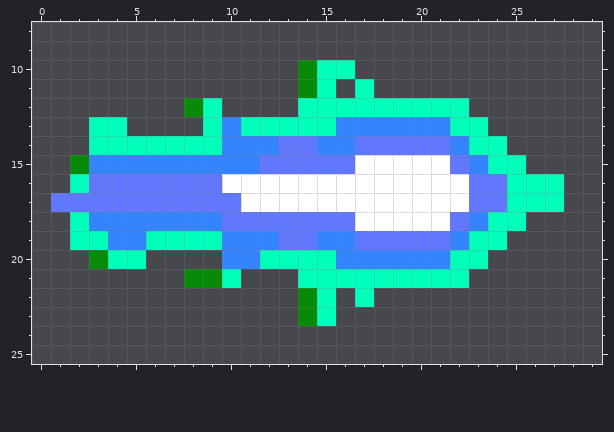
Edited in one commit: pixel-art sprite (resources/forest/directional_bullet_bright/directional_bullet1.png). The picture above was drawn from the file before the commit.
The file is 32x32 pixels. Shown: x 0..29, y 8..25.
Once edited:
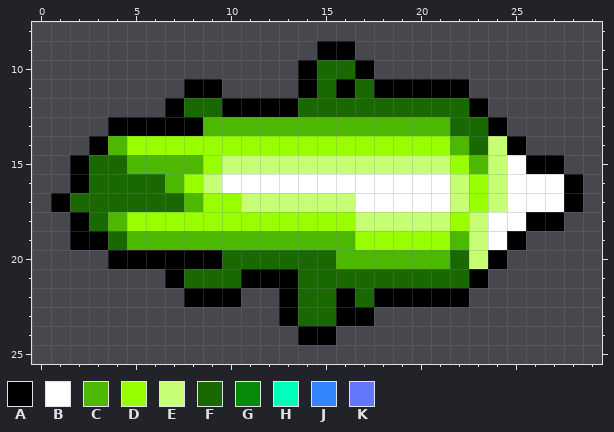
Palette (. is transparent): A #000000  B #ffffff  C #4db800  D #98ff00  E #c7ff74  F #196800  G #068a07  H #00ffbb  J #3484fe  K #6178fe
From old to new:
Changed rows in their new state; - is an unchanged pixel.
first column x 1:
 9 --------------AA------------
10 -------------AFFA-----------
11 -------AA----AFAFAAAAA------
12 ------AFFAAAAFFFFFFFFFA-----
13 --.AAAAACCCCCCCCCCCCCFFA----
14 --ACDDDDDDDDDDDDDDDDDCFEA---
15 -AFFCCCCDEEEEEEEEEEEEDCEBAA-
16 -AFFFFCDE------------EDEBBBA
17 AFFFFFFCDDEEEEEE-----EDEBBBA
18 -AFCDDDDDDDDDDDDEEEEEDEBBAA-
19 -AAFCCCCCCCCCCCCDDDDDCEBA---
20 --.AAAAAAFFFFFFCCCCCCFEA----
21 ------AFFFAAAFFFFFFFFFA-----
22 -------AAA--AFFAFAAAAA------
23 ------------AFFAA-----------
24 -------------AA-------------
